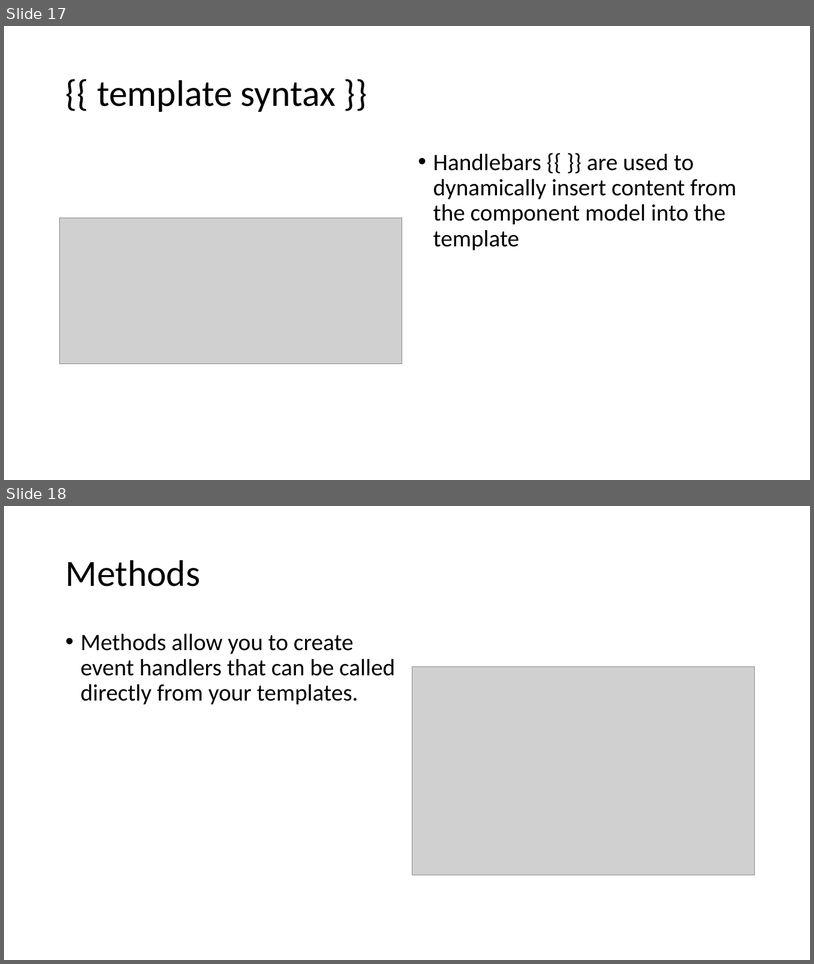
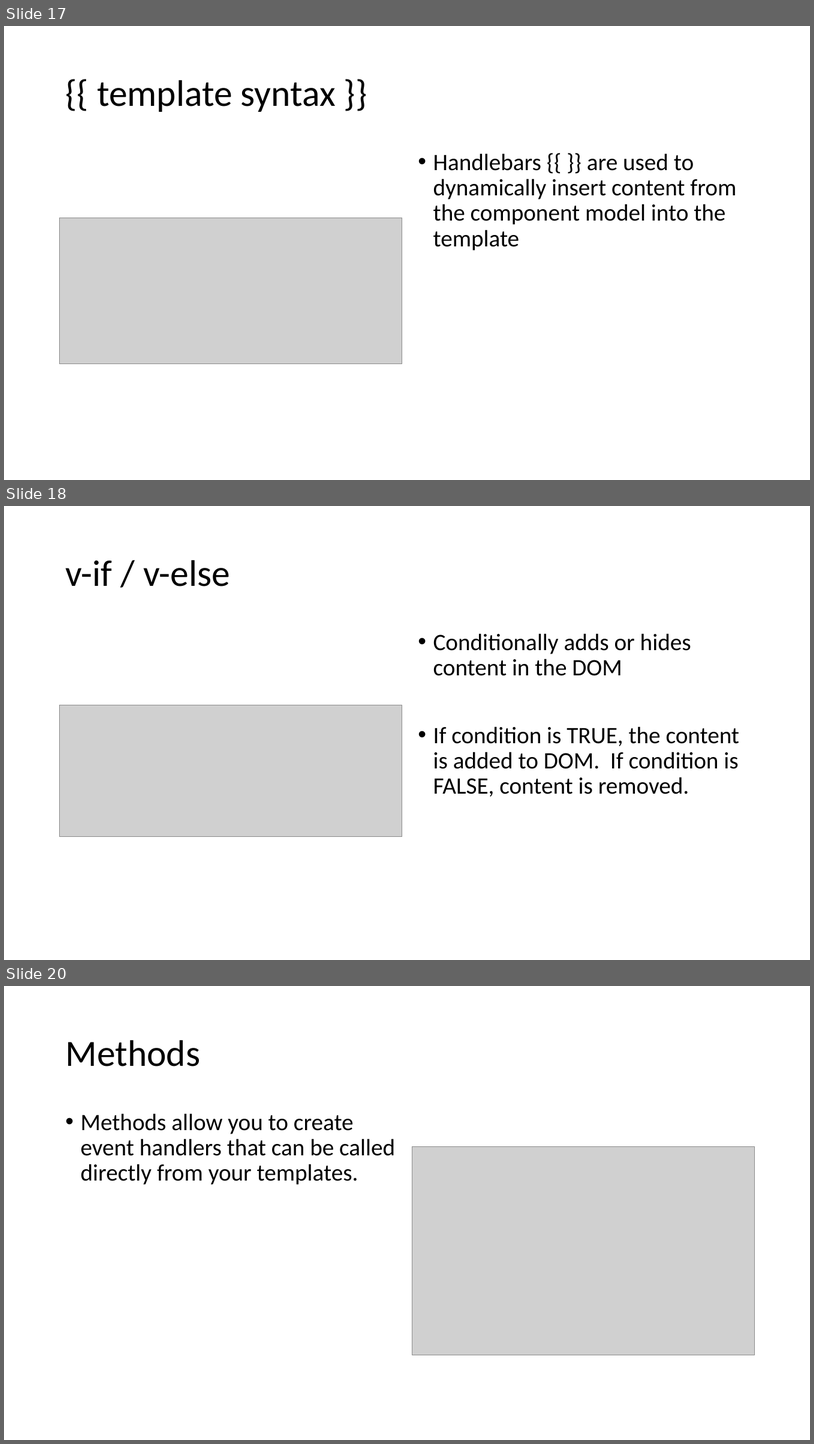
Before and after one commit to 1kevgriff/Workshop-SPA-with-ASPNETCORE-VueJS, a slide deck: Slides/3_VueJS.pptx. Shown one above the other, each under a label of ours: slides 17 and 18 before the commit, slides 17, 18 and 20 after it; the slides between them are not shown. The pictures are 814x964 and 814x1444 pixels, drawn with LibreOffice and Linux fonts; fonts in the diff are those of the drawing; grey boxes stand for pictures. Boxes give left, top, right and bottom in pixels: in the first picture for what was removed or moved away, otherwise in the second. Text is boxed around its words. In the diff, an @@ line names an element or a change of style, - is before the commit and + after.

Commit message:
Fixes #4 - adds v-if/v-else/v-show slides

```diff
--- a/Slides/3_VueJS.pptx
+++ b/Slides/3_VueJS.pptx
@@ slide 18 added at (4,506,810,960), background #FFFFFF @@
@@ title added at (65,560,230,586), 44 pt, text #000000 @@
+v-if / v-else
@@ text added at (434,633,740,796), 28 pt, text #000000 @@
+• Conditionally adds or hides content in the DOM
+• If condition is TRUE, the content is added to DOM. If condition is FALSE, content is removed.
@@ picture added at (60,705,402,837) @@
@@ what was slide 18 is now slide 20 @@
```
Also in this commit, not shown: 1 slide changed, 1 other slide added.
